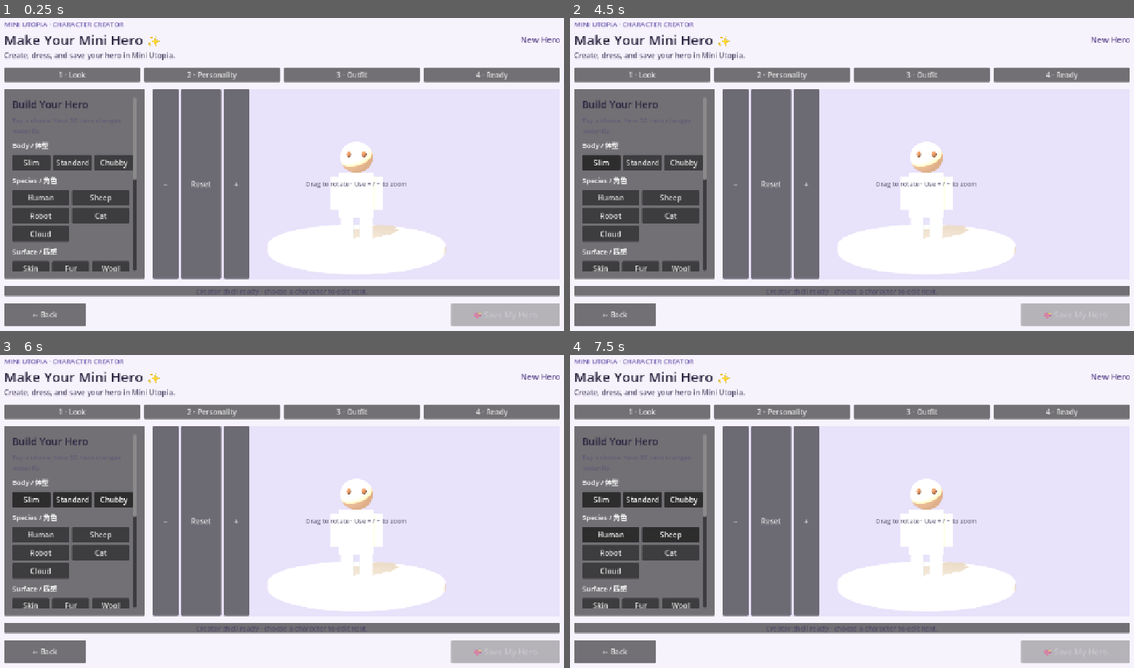
Above: before the commit, frames 1-4 (two rows, left to right).
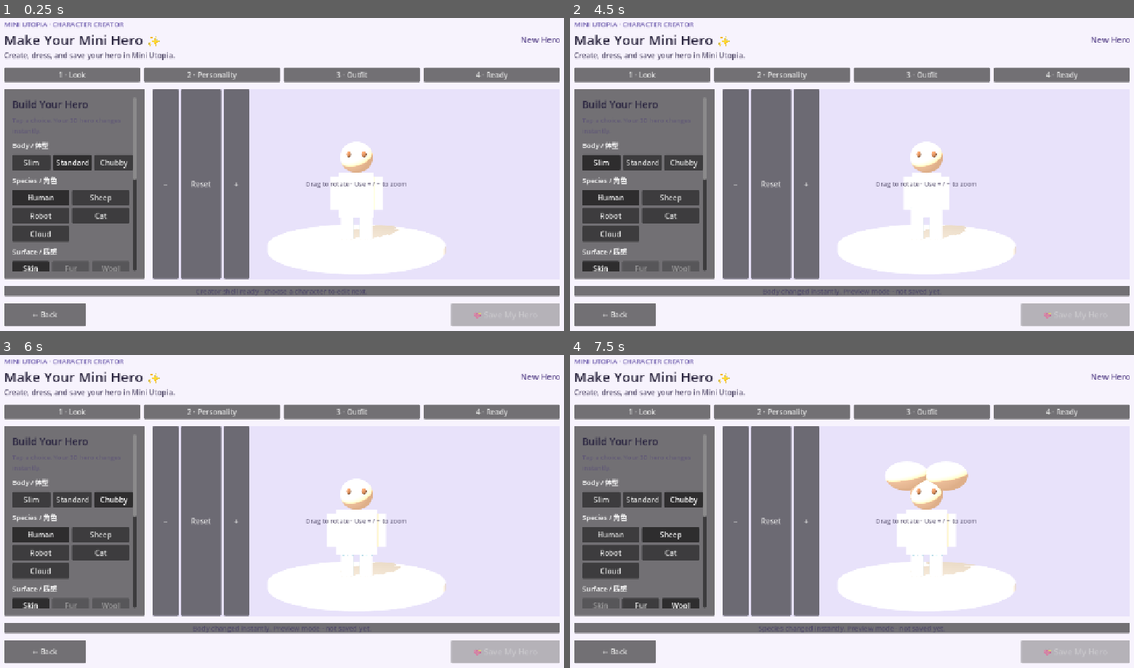
Above: after the commit, the same moments.

Repository: Mrlukahuang/mini-utopia-studio
Game: Godot game, scene res://scenes/character_creator.tscn
The game is run twice, just before and just after one commit, with the same random seed, the same clock (stepped at 60 frames per second) and the same inputs. This scene is started directly instead of the project's main scene.
Inputs:
- Up to frame 1 (0.25 s): no input
- Up to frame 2 (4.5 s): click "4 · Ready" at 0.5 s; click "4 · Ready" at 1.25 s; click "1 · Look" at 2 s; click "2 · Personality" at 2.75 s; click "3 · Outfit" at 3.5 s; click "Slim" at 4.25 s
- Up to frame 3 (6 s): click "Standard" at 5 s; click "Chubby" at 5.75 s
- Up to frame 4 (7.5 s): click "Human" at 6.5 s; click "Sheep" at 7.25 s

The runs differ from the first frame. In frame 1, 0.3% of the frame differs, in the area x 4-23%, y 45-81%; in frame 2, 0.5%; in frame 3, 0.6%; in frame 4, 1.5%, in the area x 2-72%, y 33-89%.
Error before the commit: Cannot call method 'get_node' on a null value. (res://scripts/character_creator_shell.gd:86)

Commit message:
GODOT-CC04 wire instant Hair Eyes and Color editing

Diff:
--- a/godot/scripts/character_creator_shell.gd
+++ b/godot/scripts/character_creator_shell.gd
@@ -22,6 +22,20 @@
     "MetalButton": "metal",
     "CloudButton": "cloud",
 }
+const COLOR_BUTTONS := {
+    "CreamButton": "#F6F1E8",
+    "WarmButton": "#F2C7A5",
+    "TanButton": "#C98E68",
+    "BrownButton": "#9A7657",
+    "DarkButton": "#5B4036",
+    "BlackButton": "#393A46",
+    "PinkButton": "#F7B7D2",
+    "MintButton": "#B9E7D0",
+    "LavenderButton": "#D7C2F3",
+    "SkyButton": "#BDE3F5",
+    "PeachButton": "#F5C1B8",
+    "GoldButton": "#F2C75C",
+}
 
 @onready var bridge: MiniUtopiaBridgeClient = $BridgeClient
 @onready var status_label: Label = $RootMargin/MainColumn/StatusBar/StatusLabel
@@ -29,9 +43,13 @@
 @onready var back_button: Button = $RootMargin/MainColumn/FooterRow/BackButton
 @onready var save_button: Button = $RootMargin/MainColumn/FooterRow/SaveButton
 @onready var avatar_stage: MiniUtopiaCreatorAvatarStage = $RootMargin/MainColumn/CreatorBody/PreviewPanel/AvatarStage
-@onready var body_row: HBoxContainer = $RootMargin/MainColumn/CreatorBody/ChoicePanel/Margin/Content/BodyRow
-@onready var species_grid: GridContainer = $RootMargin/MainColumn/CreatorBody/ChoicePanel/Margin/Content/SpeciesGrid
-@onready var surface_grid: GridContainer = $RootMargin/MainColumn/CreatorBody/ChoicePanel/Margin/Content/SurfaceGrid
+@onready var body_row: HBoxContainer = $RootMargin/MainColumn/CreatorBody/ChoicePanel/Margin/Scroll/Content/BodyRow
+@onready var species_grid: GridContainer = $RootMargin/MainColumn/CreatorBody/ChoicePanel/Margin/Scroll/Content/SpeciesGrid
+@onready var surface_grid: GridContainer = $RootMargin/MainColumn/CreatorBody/ChoicePanel/Margin/Scroll/Content/SurfaceGrid
+@onready var eye_style_option: OptionButton = $RootMargin/MainColumn/CreatorBody/ChoicePanel/Margin/Scroll/Content/EyeStyleOption
+@onready var hair_style_option: OptionButton = $RootMargin/MainColumn/CreatorBody/ChoicePanel/Margin/Scroll/Content/HairStyleOption
+@onready var color_target_option: OptionButton = $RootMargin/MainColumn/CreatorBody/ChoicePanel/Margin/Scroll/Content/ColorTargetOption
+@onready var color_grid: GridContainer = $RootMargin/MainColumn/CreatorBody/ChoicePanel/Margin/Scroll/Content/ColorGrid
 @onready var zoom_out_button: Button = $RootMargin/MainColumn/CreatorBody/PreviewPanel/ZoomControls/ZoomOutButton
 @onready var reset_button: Button = $RootMargin/MainColumn/CreatorBody/PreviewPanel/ZoomControls/ResetButton
 @onready var zoom_in_button: Button = $RootMargin/MainColumn/CreatorBody/PreviewPanel/ZoomControls/ZoomInButton
@@ -39,6 +57,8 @@
 var character_id := ""
 var loaded_character: Dictionary = {}
 var _draft_appearance: Dictionary = {}
+var _eye_option_ids: Array[String] = []
+var _hair_option_ids: Array[String] = []
 var _return_scene := "res://scenes/main.tscn"
 
 
@@ -104,6 +124,22 @@
             )
         )
 
+    eye_style_option.item_selected.connect(_on_eye_style_selected)
+    hair_style_option.item_selected.connect(_on_hair_style_selected)
+
+    color_target_option.clear()
+    color_target_option.add_item("Surface / 表面")
+    color_target_option.add_item("Eyes / 眼睛")
+    color_target_option.add_item("Hair / 头发")
+    color_target_option.select(0)
+    color_target_option.item_selected.connect(_on_color_target_selected)
+
+    for button_name in COLOR_BUTTONS:
+        var button := color_grid.get_node(button_name) as Button
+        button.pressed.connect(
+            _on_color_selected.bind(String(COLOR_BUTTONS[button_name]))
+        )
+
     zoom_in_button.pressed.connect(avatar_stage.zoom_in)
     zoom_out_button.pressed.connect(avatar_stage.zoom_out)
     reset_button.pressed.connect(avatar_stage.reset_camera)
@@ -169,8 +205,69 @@
     _commit_live_appearance("Surface changed instantly.")
 
 
+func _on_eye_style_selected(index: int) -> void:
+    if index < 0 or index >= _eye_option_ids.size():
+        return
+    _draft_appearance["eye_style_id"] = _eye_option_ids[index]
+    _commit_live_appearance("Eyes changed instantly.")
+
+
+func _on_hair_style_selected(index: int) -> void:
+    if index < 0 or index >= _hair_option_ids.size():
+        return
+    _draft_appearance["hair_style_id"] = _hair_option_ids[index]
+    _commit_live_appearance("Hair changed instantly.")
+
+
+func _on_color_target_selected(_index: int) -> void:
+    _refresh_color_buttons()
+
+
+func _on_color_selected(hex_value: String) -> void:
+    _draft_appearance[_active_color_field()] = hex_value
+    _commit_live_appearance("Color changed instantly.")
+
+
+func _active_color_field() -> String:
+    match color_target_option.selected:
+        1:
+            return "eye_color_hex"
+        2:
+            return "hair_color_hex"
+        _:
+            return "surface_color_hex"
+
+
+func _normalize_detail_compatibility() -> void:
+    var species_head_id := String(
+        _draft_appearance.get(
+            "species_head_id",
+            "species_head_human_v1"
+        )
+    )
+
+    var allowed_eyes := (
+        MiniUtopiaCreatorAvatarCatalog.allowed_eye_ids(species_head_id)
+    )
+    var eye_style := String(
+        _draft_appearance.get("eye_style_id", "eyes_round_soft_v1")
+    )
+    if not allowed_eyes.has(eye_style):
+        _draft_appearance["eye_style_id"] = allowed_eyes[0]
+
+    var allowed_hair := (
+        MiniUtopiaCreatorAvatarCatalog.allowed_hair_ids(species_head_id)
+    )
+    var hair_style := String(
+        _draft_appearance.get("hair_style_id", "hair_none")
+    )
+    if not allowed_hair.has(hair_style):
+        _draft_appearance["hair_style_id"] = allowed_hair[0]
+
+
 func _commit_live_appearance(message: String) -> void:
     _draft_appearance["customized"] = true
+    _normalize_detail_compatibility()
     avatar_stage.apply_appearance(_draft_appearance)
     _draft_appearance = avatar_stage.current_appearance()
     _sync_loaded_profile_avatar()
@@ -225,6 +322,84 @@
         var option_id := String(SURFACE_BUTTONS[button_name])
         button.disabled = not allowed_surfaces.has(option_id)
         button.button_pressed = option_id == surface_type
+
+    _refresh_detail_controls()
+
+
+func _refresh_detail_controls() -> void:
+    var species_head_id := String(
+        _draft_appearance.get(
+            "species_head_id",
+            "species_head_human_v1"
+        )
+    )
+
+    _eye_option_ids = (
+        MiniUtopiaCreatorAvatarCatalog.allowed_eye_ids(species_head_id)
+    )
+    eye_style_option.clear()
+    for option_id in _eye_option_ids:
+        eye_style_option.add_item(
+            String(
+                MiniUtopiaCreatorAvatarCatalog.EYE_OPTIONS.get(
+                    option_id,
+                    option_id
+                )
+            )
+        )
+    _select_option_by_id(
+        eye_style_option,
+        _eye_option_ids,
+        String(
+            _draft_appearance.get(
+                "eye_style_id",
+                "eyes_round_soft_v1"
+            )
+        )
+    )
+
+    _hair_option_ids = (
+        MiniUtopiaCreatorAvatarCatalog.allowed_hair_ids(species_head_id)
+    )
+    hair_style_option.clear()
+    for option_id in _hair_option_ids:
+        hair_style_option.add_item(
+            String(
+                MiniUtopiaCreatorAvatarCatalog.HAIR_OPTIONS.get(
+                    option_id,
+                    option_id
+                )
+            )
+        )
+    _select_option_by_id(
+        hair_style_option,
+        _hair_option_ids,
+        String(
+            _draft_appearance.get("hair_style_id", "hair_none")
+        )
+    )
+
+    _refresh_color_buttons()
+
+
+func _select_option_by_id(
+    option: OptionButton,
+    ids: Array[String],
+    target_id: String
+) -> void:
+    var index := ids.find(target_id)
+    option.select(index if index >= 0 else 0)
+
+
+func _refresh_color_buttons() -> void:
+    var current_hex := String(
+        _draft_appearance.get(_active_color_field(), "")
+    )
+    for button_name in COLOR_BUTTONS:
+        var button := color_grid.get_node(button_name) as Button
+        button.button_pressed = (
+            String(COLOR_BUTTONS[button_name]) == current_hex
+        )
 
 
 func _on_bridge_success(kind: String, payload: Dictionary) -> void:
@@ -240,6 +415,7 @@
             var appearance = profile.get("avatar", {})
             if typeof(appearance) == TYPE_DICTIONARY:
                 _draft_appearance = appearance.duplicate(true)
+                _normalize_detail_compatibility()
                 avatar_stage.apply_appearance(_draft_appearance)
                 _draft_appearance = avatar_stage.current_appearance()
                 _refresh_look_controls()
